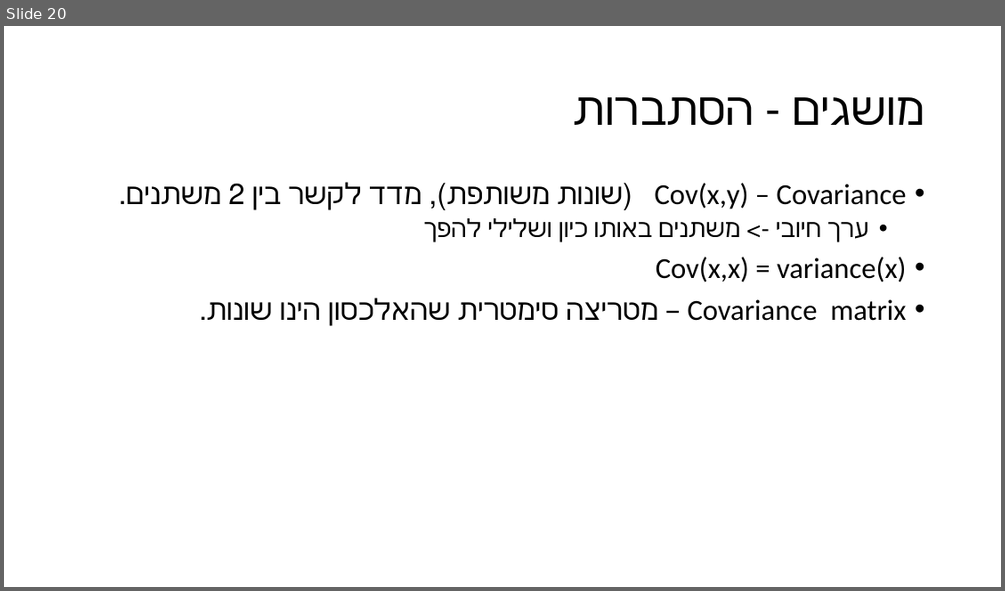
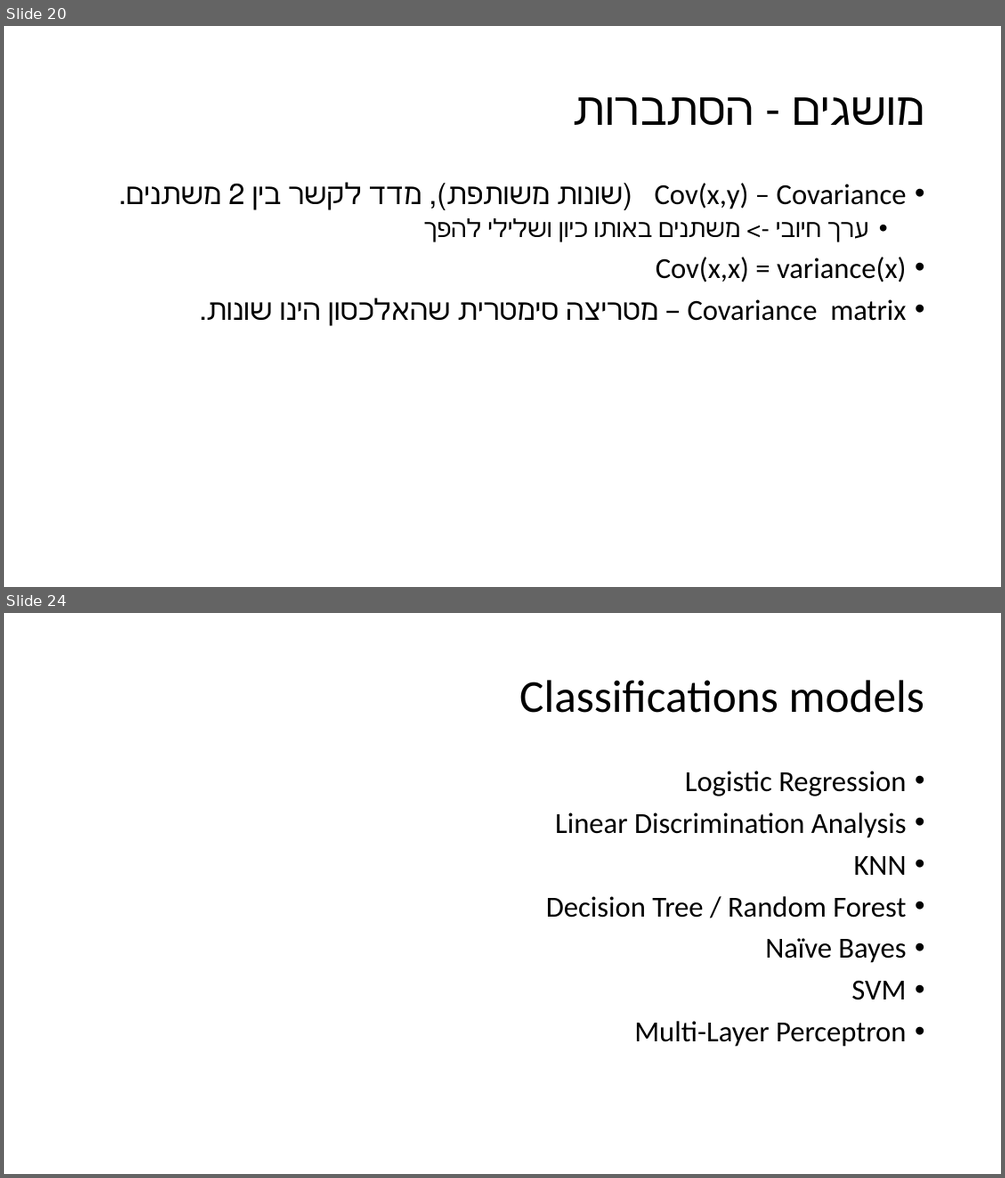
Before and after one commit to amitliron/FeatureSelecion, a slide deck: Presentation/Feature Selection.pptx. Shown one above the other, each under a label of ours: slide 20 before the commit, slides 20 and 24 after it; the slides between them are not shown. The pictures are 1005x591 and 1005x1178 pixels, drawn with LibreOffice and Linux fonts; fonts in the diff are those of the drawing. Boxes give left, top, right and bottom in pixels: in the first picture for what was removed or moved away, otherwise in the second. Text is boxed around its words. In the diff, an @@ line names an element or a change of style, - is before the commit and + after.

```diff
--- a/Presentation/Feature Selection.pptx
+++ b/Presentation/Feature Selection.pptx
@@ slide 24 added at [4, 613, 1001, 1174], background #FFFFFF @@
@@ title added at [519, 680, 924, 713], 44 pt, text #000000 @@
+Classifications models
@@ text added at [546, 771, 906, 1046], 28 pt, text #000000 @@
+• Logistic Regression
+• Linear Discrimination Analysis
+• KNN
+• Decision Tree / Random Forest
+• Naïve Bayes
+• SVM
+• Multi-Layer Perceptron
```
Also in this commit, not shown: 2 slides changed, 1 other slide added, 1 other file.
